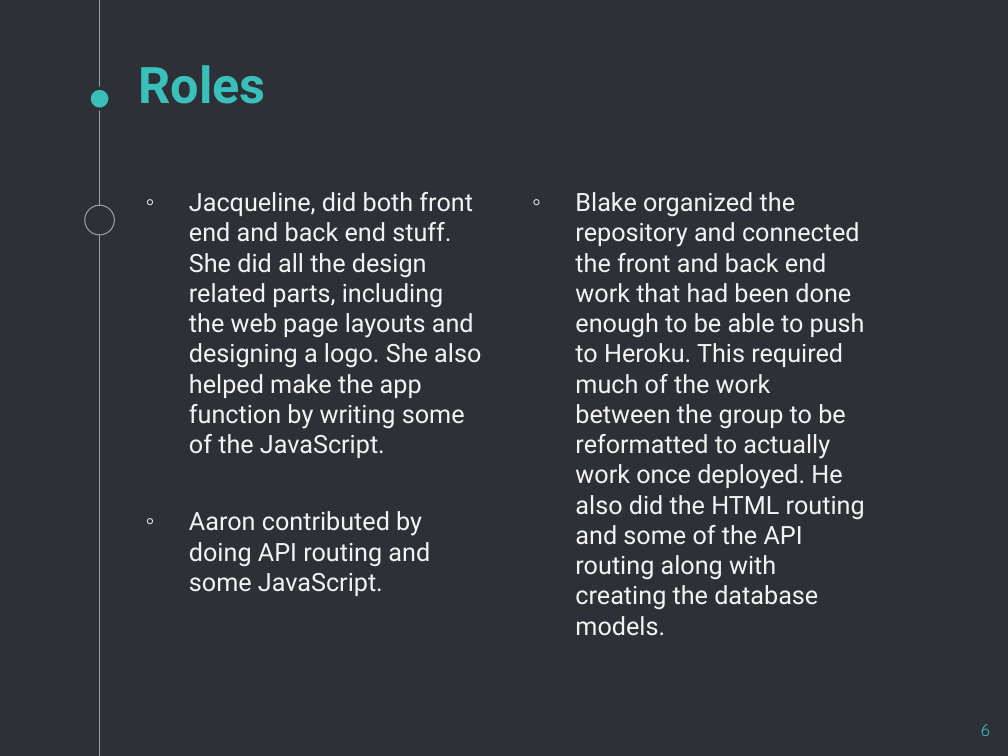
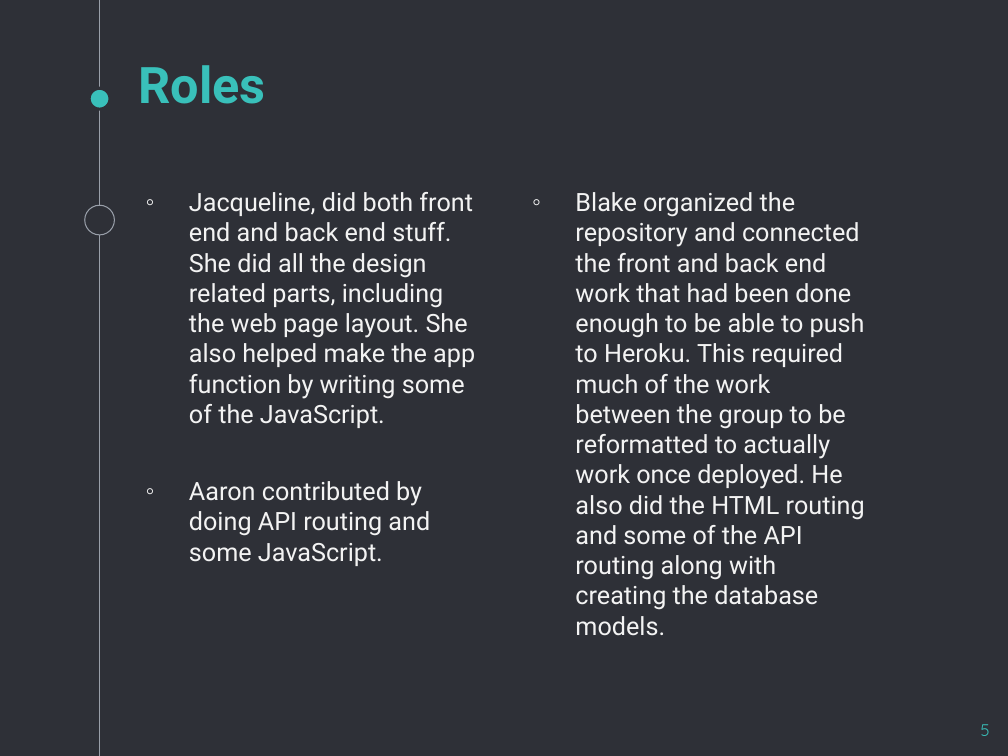
Before and after one commit to xTurbeaux/project2, a slide deck: slide 5 of car finder-3.pptx (slide 6 before the commit). Drawn at 1008x756 pixels with LibreOffice and Linux fonts; fonts in the diff are those of the drawing. Boxes give left, top, right and bottom in pixels: in the first picture for what was removed or moved away, otherwise in the second. Text is boxed around its words. In the diff, an @@ line names an element or a change of style, - is before the commit and + after.

```diff
--- a/car finder-3.pptx
+++ b/car finder-3.pptx
@@ text at (189, 192, 475, 428): text changed @@
-◦ Jacqueline, did both front end and back end stuff. She did all the design related parts, including the web page layouts and designing a logo. She also helped make the app function by writing some of the JavaScript.
+◦ Jacqueline, did both front end and back end stuff. She did all the design related parts, including the web page layout. She also helped make the app function by writing some of the JavaScript.
@@ page number at (981, 724, 990, 736): text changed @@
-6
+5
```
Also in this commit, not shown: 2 other slides changed, 2 slides added, 1 slide removed.
